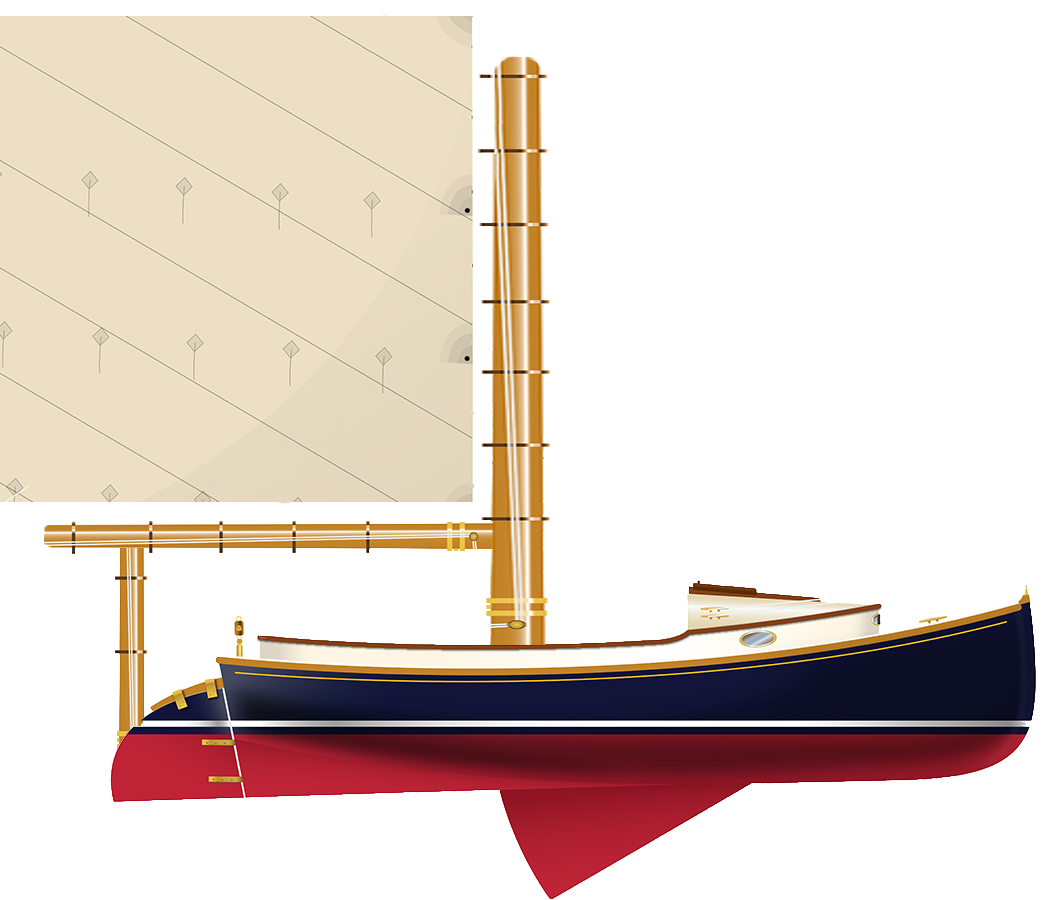
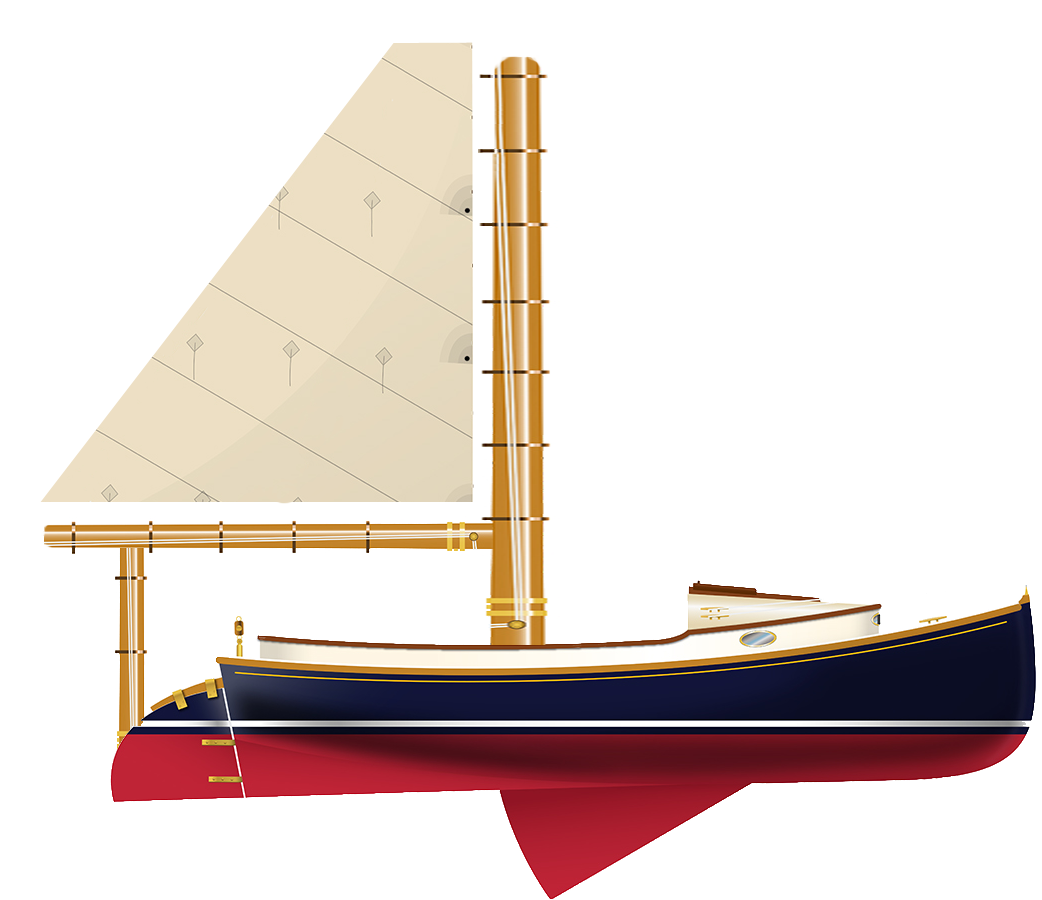
Layered file, before and after one edit (1042x900). Changes by layer:
painted on "Sail Square", masked it over [0, 15, 474, 502]
